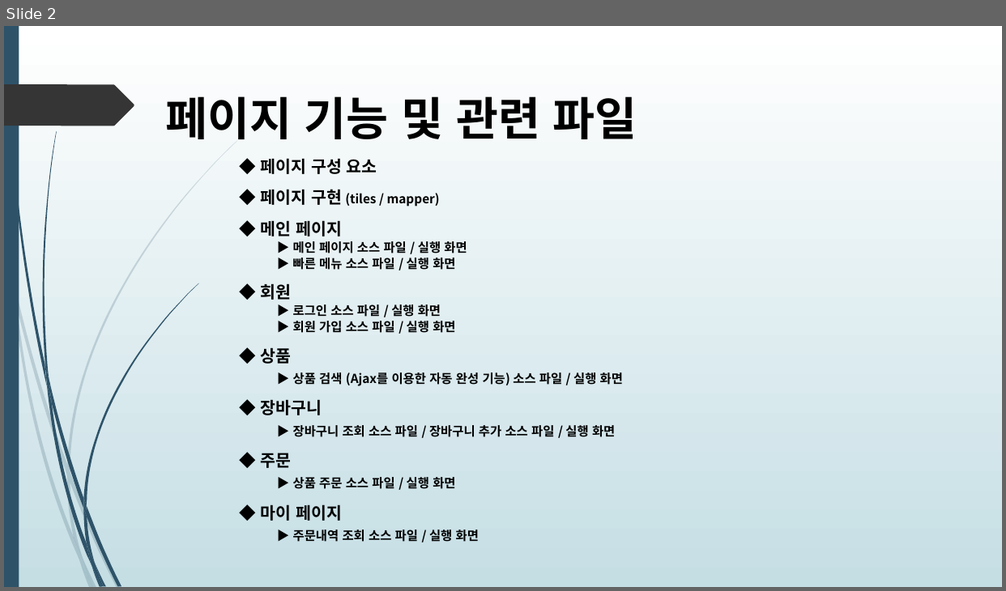
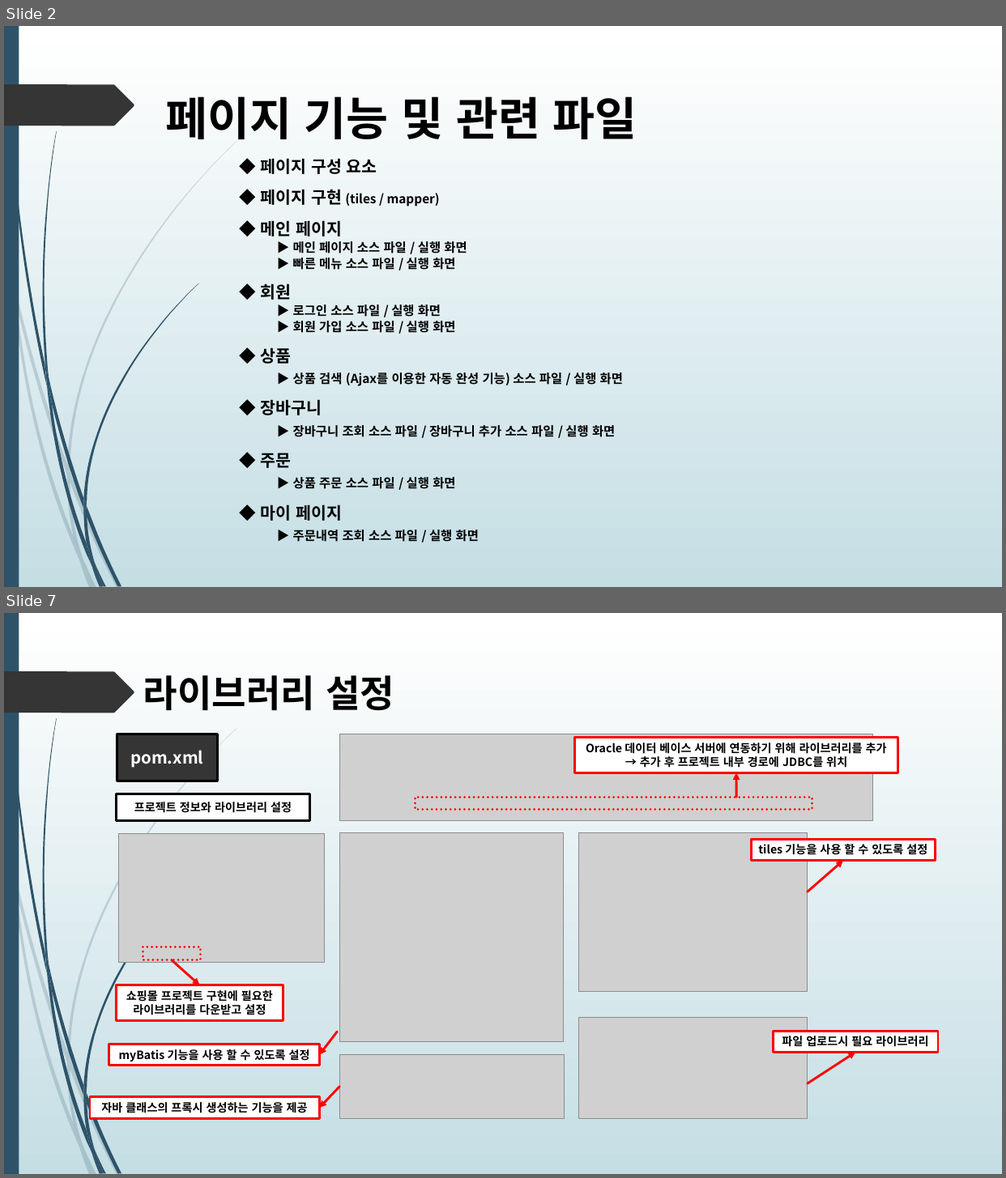
Before and after one commit to himediaai/DongOuk, a slide deck: 쇼핑몰.pptx. Shown one above the other, each under a label of ours: slide 2 before the commit, slides 2 and 7 after it; the slides between them are not shown. The pictures are 1006x591 and 1006x1178 pixels, drawn with LibreOffice and Linux fonts; fonts in the diff are those of the drawing; grey boxes stand for pictures. Boxes give left, top, right and bottom in pixels: in the first picture for what was removed or moved away, otherwise in the second. Text is boxed around its words. In the diff, an @@ line names an element or a change of style, - is before the commit and + after.

```diff
--- a/쇼핑몰.pptx
+++ b/쇼핑몰.pptx
@@ slide 7 added at [4,613,1002,1174], background gradient #FFFFFF to #C5DEE5; not listed: 24 template elements that a slide beside it also shows @@
@@ text added at [143,675,394,710], 36 pt, text #000000, bold @@
+라이브러리 설정
@@ rectangle added at [117,734,217,781], fill #353535, outline #000000 2.25 pt, 16 pt, text #FFFFFF, bold @@
+pom.xml
@@ picture added at [339,734,873,820] @@
@@ rectangle added at [575,737,898,773], fill #FFFFFF, outline #FF0000 2.25 pt, 11 pt, text #000000, bold @@
+Oracle 데이터 베이스 서버에 연동하기 위해 라이브러리를 추가
+→ 추가 후 프로젝트 내부 경로에 JDBC를 위치
@@ arrow added from (736, 797) to (736, 773), #FF0000 2.25 pt @@
@@ rectangle added at [117,794,309,820], fill #FFFFFF, outline #000000 2.25 pt, 11 pt, text #000000, bold @@
+프로젝트 정보와 라이브러리 설정
@@ rectangle added at [415,797,812,809], outline #FF0000 2.25 pt dashed @@
@@ picture added at [118,834,325,963] @@
@@ picture added at [339,833,563,1041] @@
@@ picture added at [579,833,808,992] @@
@@ rectangle added at [751,839,936,861], fill #FFFFFF, outline #FF0000 2.25 pt, 11 pt, text #000000, bold @@
+tiles 기능을 사용 할 수 있도록 설정
@@ arrow added from (808, 892) to (843, 861), #FF0000 2.25 pt @@
@@ rectangle added at [143,947,200,960], outline #FF0000 2.25 pt dashed @@
@@ arrow added from (172, 960) to (199, 985), #FF0000 2.25 pt @@
@@ rectangle added at [117,985,283,1020], fill #FFFFFF, outline #FF0000 2.25 pt, 11 pt, text #000000, bold @@
+쇼핑몰 프로젝트 구현에 필요한
+라이브러리를 다운받고 설정
@@ picture added at [579,1017,808,1118] @@
@@ rectangle added at [109,1044,320,1066], fill #FFFFFF, outline #FF0000 2.25 pt, 11 pt, text #000000, bold @@
+myBatis 기능을 사용 할 수 있도록 설정
@@ arrow added from (337, 1033) to (319, 1055), #FF0000 2.25 pt @@
@@ rectangle added at [773,1032,938,1053], fill #FFFFFF, outline #FF0000 2.25 pt, 11 pt, text #000000, bold @@
+파일 업로드시 필요 라이브러리
@@ picture added at [339,1054,563,1118] @@
@@ arrow added from (808, 1084) to (856, 1053), #FF0000 2.25 pt @@
@@ rectangle added at [90,1097,320,1119], fill #FFFFFF, outline #FF0000 2.25 pt, 11 pt, text #000000, bold @@
+자바 클래스의 프록시 생성하는 기능을 제공
@@ arrow added from (339, 1087) to (319, 1108), #FF0000 2.25 pt @@
```
Also in this commit, not shown: 3 slides changed, 6 other slides added, 1 slide removed.
